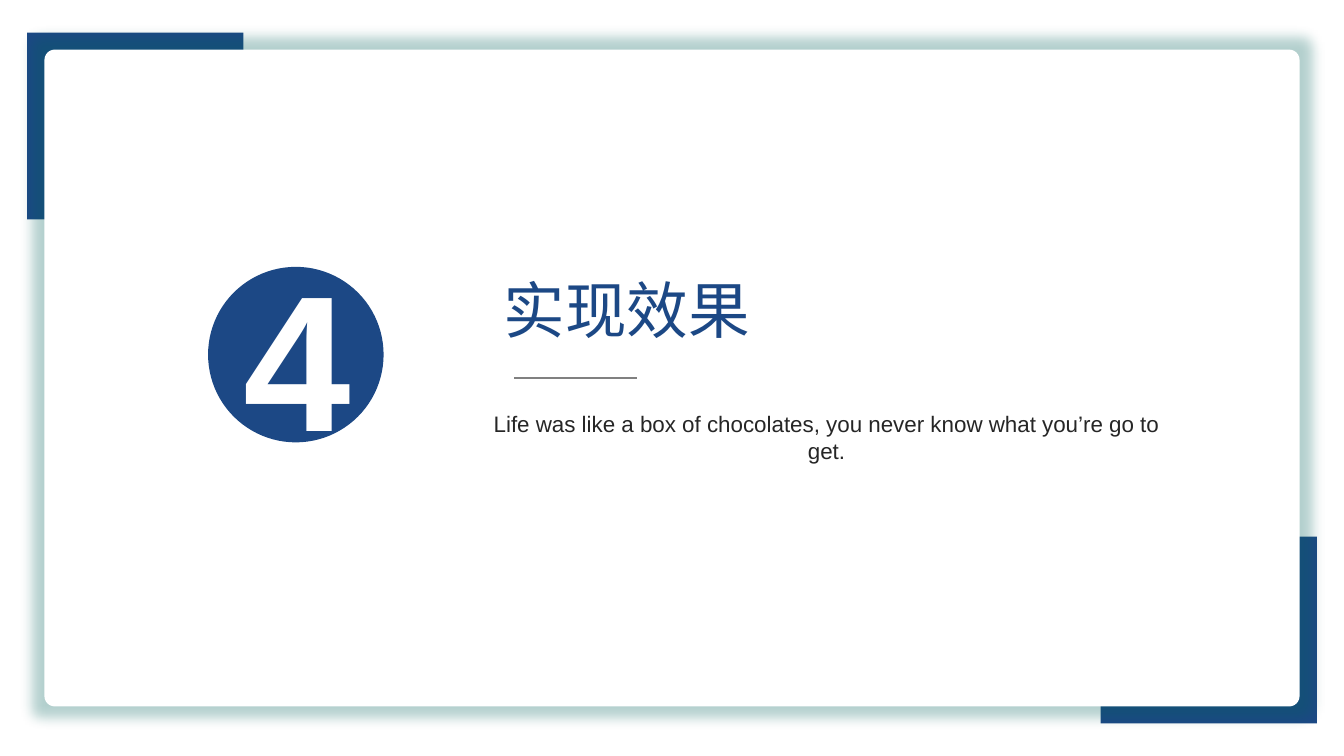
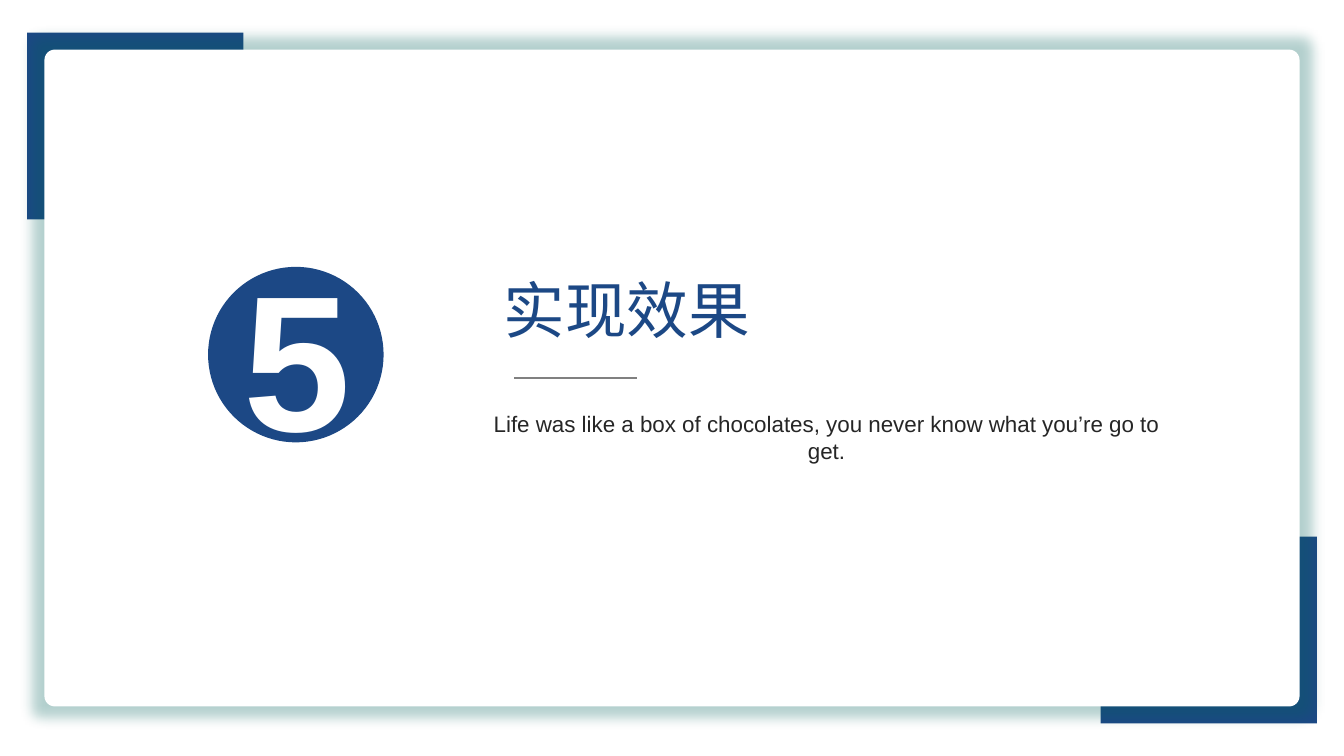
Before and after one commit to liushaoyi1996/lunwen, a slide deck: slide 14 of yiqing.pptx (slide 15 before the commit). Drawn at 1344x756 pixels with LibreOffice and Linux fonts; fonts in the diff are those of the drawing. Boxes give left, top, right and bottom in pixels: in the first picture for what was removed or moved away, otherwise in the second. Text is boxed around its words. In the diff, an @@ line names an element or a change of style, - is before the commit and + after.

```diff
--- a/yiqing.pptx
+++ b/yiqing.pptx
@@ text in ellipse at (244,278,351,443): text changed @@
-4
+5
```
Also in this commit, not shown: 7 other slides changed, 2 slides added, 1 slide removed.
